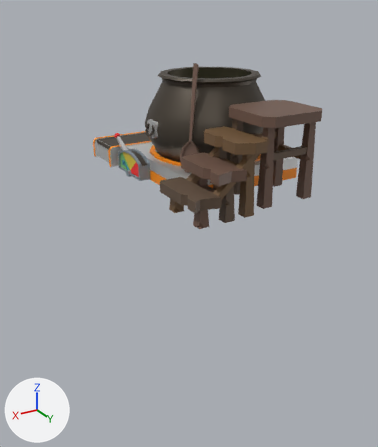
Before and after pictures for a commit that changed the FBX model Assets/_/_ART/_3D/3DModels/3D_workstation_cooking pot.fbx.
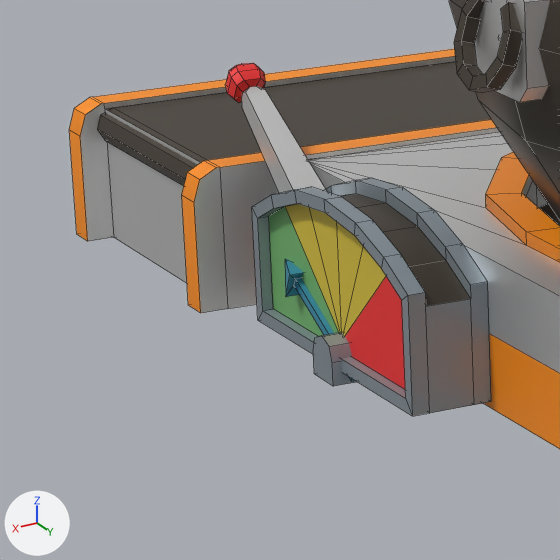
There are two pictures of each version: one whole from a 50 mm lens placed at (8.06, 8.76, 2.57), pointed at (5.02, 3.7, 0.04), one close up on the part from 22% to 42% of the width and 28% to 45% of the height. Lighting does not change. The marker at lower left points along +X, +Y and +Z. The close-ups show mesh edges as thin lines. Where no turn or scale is listed for an object, it has been applied to the vertices. Vertices at the same position are counted once.

Objects in the first close-up: '3D_workstation_cooking pot_lever', '3D_workstation_cooking pot_pointer', '3D_workstation_cooking pot_station'.
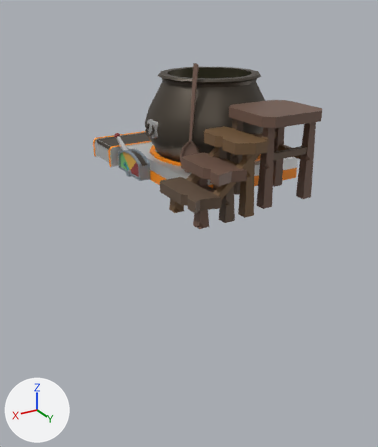
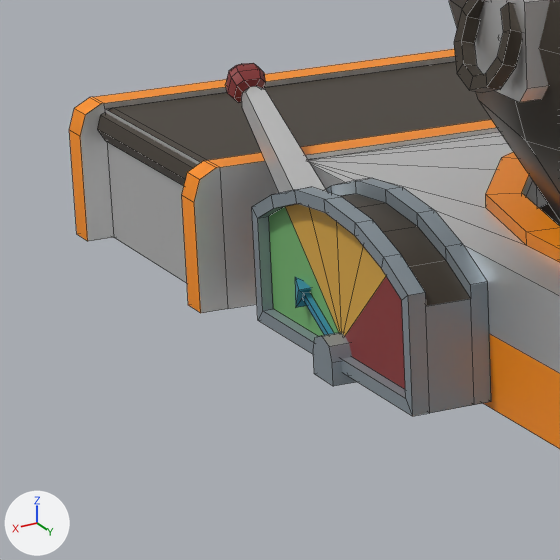
The newer file is also turned or shifted as a whole; pictures and numbers use the older file's frame.

Edits to the scene script, one JSON object a line:
```json
{"op": "add", "block": "mat_mat_workstation_rouge", "code": ["mat_mat_workstation_rouge = principled_material('MAT_Workstation_rouge')", "mat_mat_workstation_rouge.base_color = (0.268, 0.034, 0.034)  # red #8d3434"]}
{"op": "add", "block": "mat_mat_workstation_jaune", "code": ["mat_mat_workstation_jaune = principled_material('MAT_Workstation_Jaune')", "mat_mat_workstation_jaune.base_color = (0.713, 0.394, 0.0523)  # orange #dca841"]}
{"block": "me_cube_007", "where": "me_cube_007.from_pydata(...)  # 13 vertices, 13 faces; spans x -0.038..0.02, y -0.268..0.074, z -0.045..0.137"}
{"block": "me_cube_007", "where": "# used by ob_3d_workstation_cooking_pot_pointer; location = (4.838, 1.591, 0.089)"}
{"block": "me_cube_007", "change": "me_cube_007 part 1: the whole mesh is scaled about the mesh origin by 0.805"}
{"block": "me_cube_065", "where": "# used by ob_3d_workstation_cooking_pot_station; location = (3.673, 1.118, 1.103)"}
{"op": "remove", "block": "me_cube_065", "code": "me_cube_065.from_pydata(...)  # 561 vertices, 497 faces; spans x -0.97..4.0, y -0.77..4.89, z -1.07..0.46"}
{"op": "add", "block": "me_cube_065", "code": "me_cube_065.from_pydata(...)  # 561 vertices, 496 faces; spans x -0.97..4.0, y -0.77..4.89, z -1.07..0.46"}
{"block": "me_cube_065", "change": "me_cube_065 part 2: 6 faces spanning x -0.03..1.15, y -0.41..0.83, z -1.01..-0.05 switch from mat_material_004 (red #f32c2c) to mat_mat_workstation_rouge (red #8e3434)"}
{"block": "me_cube_065", "change": "me_cube_065 part 3: 4 faces spanning x 1.15, y 0.21..0.74, z -0.99..-0.71 switch from mat_material_012 (yellow #d9c139) to mat_mat_workstation_jaune (orange #dca841)"}
{"op": "remove", "block": "me_cube_065", "code": "me_cube_065.materials.append(mat_material_001)  # dark green #6c794f"}
{"block": "me_cube_062", "where": "me_cube_062.from_pydata(...)  # 48 vertices, 42 faces; spans x -0.158..-0.077, y -0.653..-0.194, z 0.104..0.441"}
{"block": "me_cube_062", "where": "# used by ob_3d_workstation_cooking_pot_lever; location = (4.871, 1.593, 0.131)"}
{"block": "me_cube_062", "change": "me_cube_062 part 4: all 33 faces that had it switch from mat_material_004 (red #f32c2c) to mat_mat_workstation_rouge (red #8e3434)"}
```

Changed parts and their boxes [x1, y1, x2, y2] in the close-ups (560 x 560 px):
```json
{"object": "3D_workstation_cooking pot_pointer", "change": "mesh rescaled", "before": [285, 259, 355, 381], "after": [295, 277, 334, 335]}
{"part": 2, "of": "me_cube_065", "change": "recoloured", "before": [345, 276, 405, 389], "after": [345, 276, 405, 389]}
{"part": 3, "of": "me_cube_065", "change": "recoloured", "before": [289, 207, 386, 336], "after": [289, 207, 386, 336]}
{"part": 4, "of": "me_cube_062", "change": "recoloured", "before": [225, 63, 266, 103], "after": [225, 63, 266, 103]}
```
